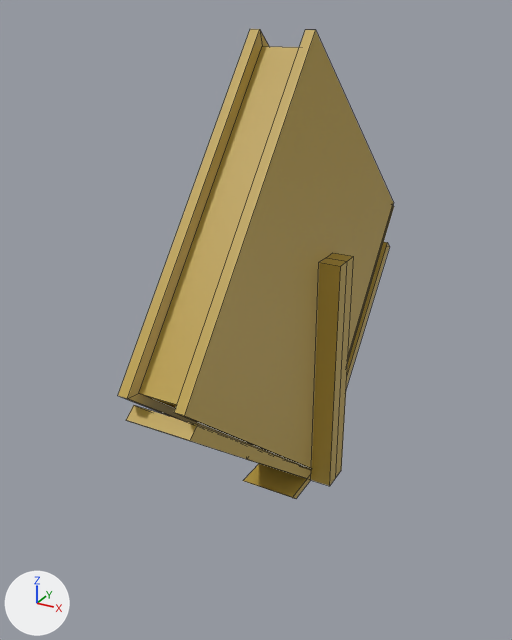
Two versions of the Blender file src/assets/BookStand.blend, one commit apart.
Camera for both pictures: a 50 mm camera at (0.398, -0.823, 0.677) aimed at (-0.03, -0.046, 0.288). Every picture has the same lights, and +X, +Y and +Z are marked at lower left. Mesh edges are drawn as thin lines.
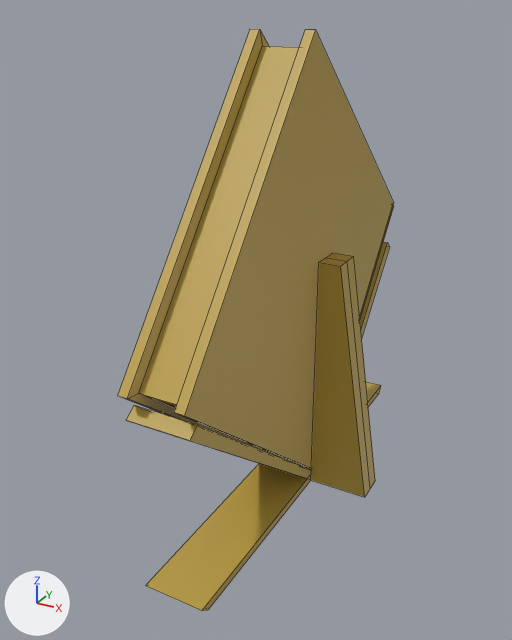
Location of each change, [x1, y1, x2, y2] in pixels of the pictures (512 x 640 px; the box of a moved part takes in the faces that stretch with it):
'Cylinder', reshaped (24% taller): before [118, 29, 394, 498]; after [118, 29, 394, 611]
part 1 of me_cylinder, moved or reshaped: before [243, 464, 310, 498]; after [145, 464, 310, 611]
part 2 of me_cylinder, moved or reshaped (not visible before): after [366, 382, 381, 407]
part 3 of me_cylinder, moved or reshaped: before [311, 257, 354, 486]; after [311, 257, 375, 497]

The change, as a list of edits to the scene's bpy script:
```text
Change me_cylinder:
    where me_cylinder.from_pydata(...)  # 100 vertices, 81 faces; spans x -0.071..0.072, y -0.324..0.311, z 0.048..1.531
    used by ob_cylinder; location = (0.0, 0.0, 0.0); scale = (1.0, 1.0, 0.428)
    me_cylinder part 1: all 4 vertices in x -0.041..0.041, y -0.067..-0.053, z 0.049..0.075 are moved by (0.0, -0.24, 0.0)
    me_cylinder part 2: all 4 vertices in x -0.041..0.041, y 0.096..0.106, z 0.049..0.077 are moved by (0.0, 0.204, 0.0)
    me_cylinder part 3: all 3 vertices in x 0.072, y -0.002..0.044, z 0.049 are moved by (0.055, 0.0, 0.0)
```
